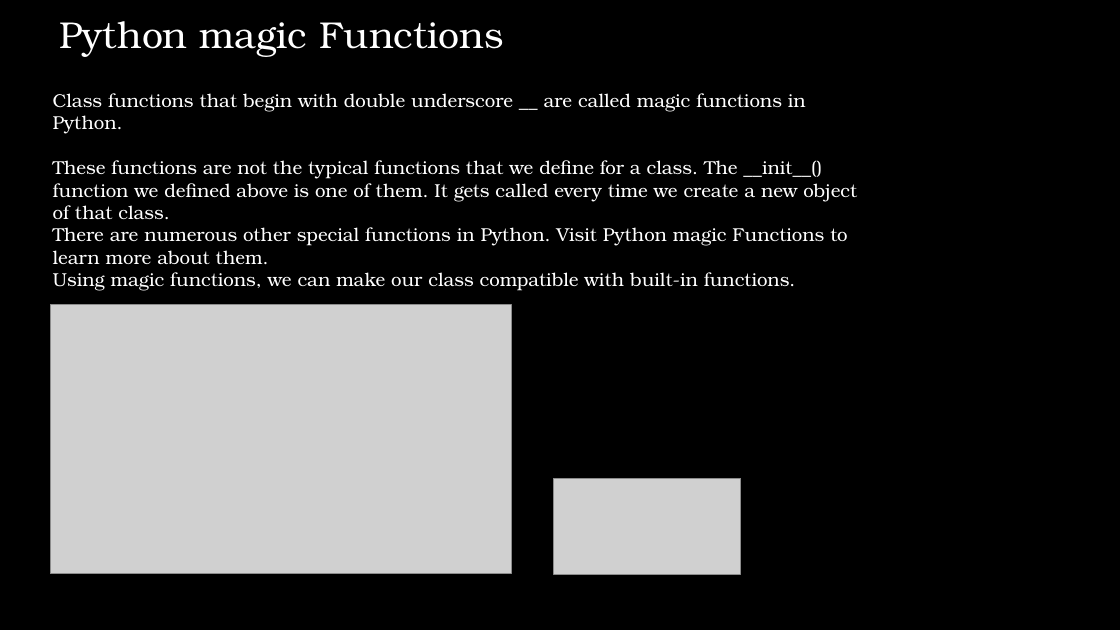
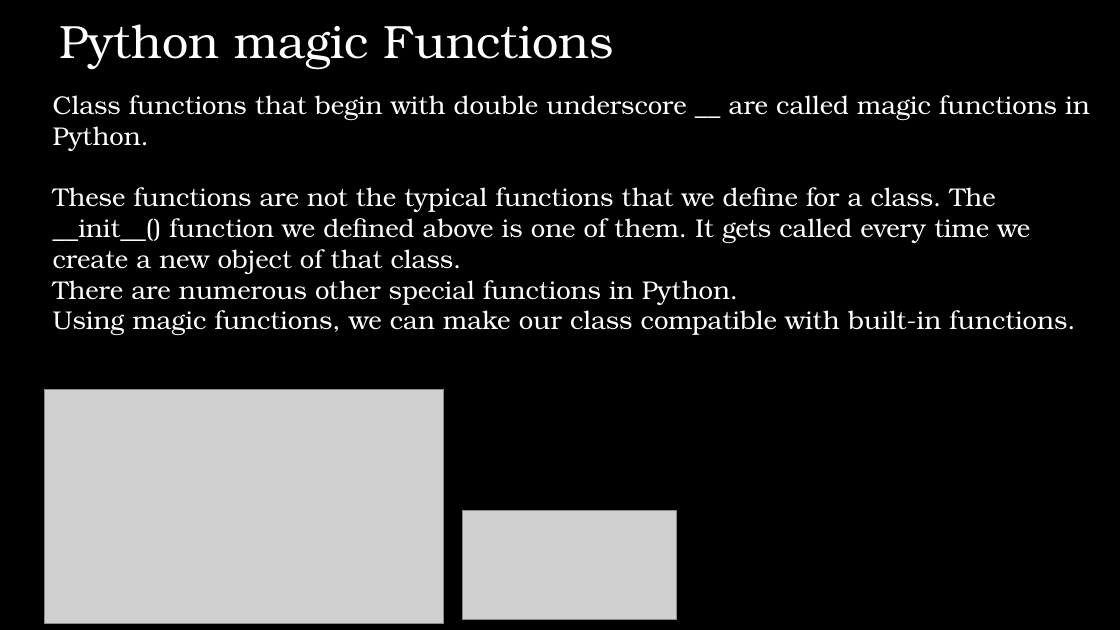
Before and after one commit to IlanSimchon/OOP_2023_Ariel, a slide deck: slide 13 of TA 6/advanced python.pptx. Drawn at 1120x630 pixels with LibreOffice and Linux fonts; fonts in the diff are those of the drawing; grey boxes stand for pictures; background and template pictures are left out. Boxes give left, top, right and bottom in pixels: in the first picture for what was removed or moved away, otherwise in the second. Text is boxed around its words. In the diff, an @@ line names an element or a change of style, - is before the commit and + after.

```diff
--- a/TA 6/advanced python.pptx
+++ b/TA 6/advanced python.pptx
@@ text "Python magic Functions" at (x1=59, y1=24, x2=614, y2=68): size 32 to 40 pt @@
@@ text at (x1=53, y1=95, x2=1090, y2=335): size 16 to 22 pt in "Class functions that begin with double underscore ...", "These functions are not the typical functions ...", "Using magic functions, we can make our ..." @@
@@ text at (x1=53, y1=280, x2=738, y2=305): text changed; size 16 to 22 pt @@
-There are numerous other special functions in Python. Visit Python magic Functions to learn more about them.
+There are numerous other special functions in Python.
@@ picture resized from (x1=50, y1=304, x2=512, y2=574) to (x1=45, y1=390, x2=444, y2=623) @@
@@ picture resized from (x1=553, y1=478, x2=740, y2=574) to (x1=463, y1=511, x2=676, y2=620) @@
```
Also in this commit, not shown: 25 other slides changed, 3 slides added, 4 slides removed.
